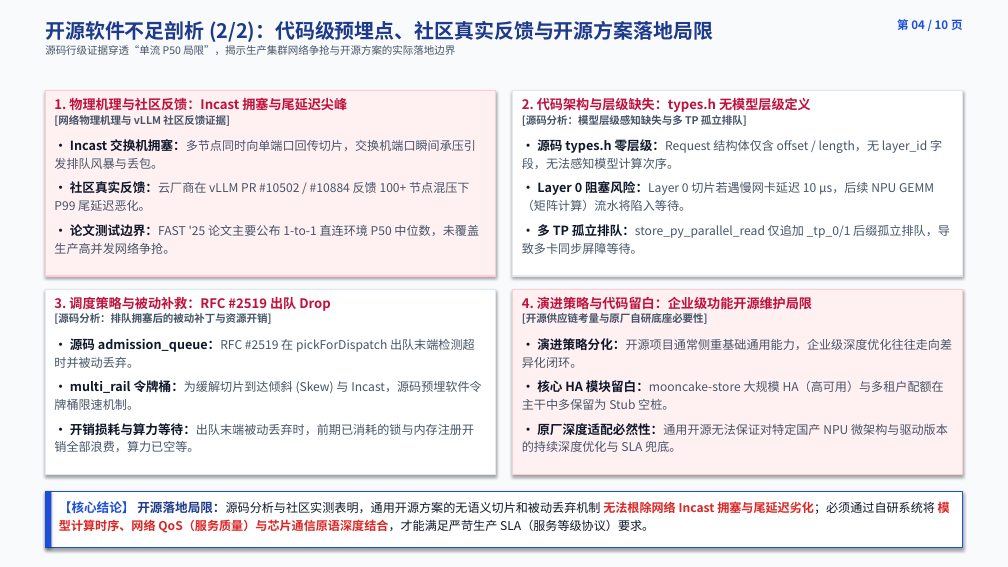
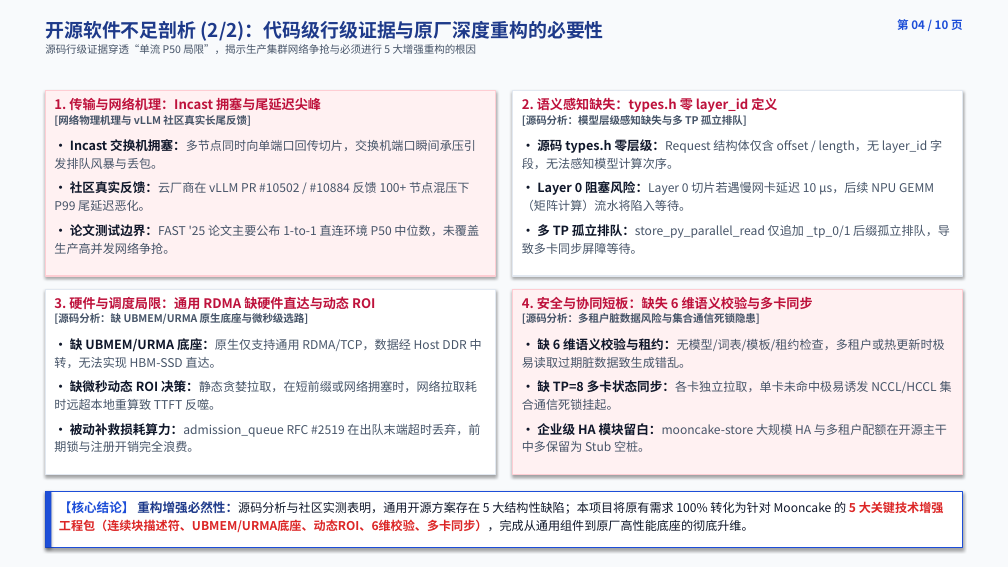
Before and after one commit to stonetree/reports, a slide deck: slide 5 of kvcache/unified_kv_memory/统一异构KVCache存储池_第一方推理基础设施立项汇报_10页精美图表增强版_20260814.pptx. Drawn at 1008x567 pixels with LibreOffice and Linux fonts; fonts in the diff are those of the drawing. Boxes give left, top, right and bottom in pixels: in the first picture for what was removed or moved away, otherwise in the second. Text is boxed around its words. In the diff, an @@ line names an element or a change of style, - is before the commit and + after.

```diff
--- a/kvcache/unified_kv_memory/统一异构KVCache存储池_第一方推理基础设施立项汇报_10页精美图表增强版_20260814.pptx
+++ b/kvcache/unified_kv_memory/统一异构KVCache存储池_第一方推理基础设施立项汇报_10页精美图表增强版_20260814.pptx
@@ text at bbox=[45, 21, 604, 54]: text changed @@
-开源软件不足剖析 (2/2)：代码级预埋点、社区真实反馈与开源方案落地局限
-源码行级证据穿透“单流 P50 局限”，揭示生产集群网络争抢与开源方案的实际落地边界
+开源软件不足剖析 (2/2)：代码级行级证据与原厂深度重构的必要性
+源码行级证据穿透“单流 P50 局限”，揭示生产集群网络争抢与必须进行 5 大增强重构的根因
@@ text at bbox=[54, 97, 321, 110]: text changed @@
-1. 物理机理与社区反馈：Incast 拥塞与尾延迟尖峰
-[网络物理机理与 vLLM 社区反馈证据]
+1. 传输与网络机理：Incast 拥塞与尾延迟尖峰
+[网络物理机理与 vLLM 社区真实长尾反馈]
@@ text at bbox=[522, 96, 777, 114]: text changed @@
-2. 代码架构与层级缺失：types.h 无模型层级定义
+2. 语义感知缺失：types.h 零 layer_id 定义
@@ text at bbox=[54, 296, 482, 452]: text changed @@
-3. 调度策略与被动补救：RFC #2519 出队 Drop
-[源码分析：排队拥塞后的被动补丁与资源开销]
-• 源码 admission_queue：RFC #2519 在 pickForDispatch 出队末端检测超时并被动丢弃。
-• multi_rail 令牌桶：为缓解切片到达倾斜 (Skew) 与 Incast，源码预埋软件令牌桶限速机制。
-• 开销损耗与算力等待：出队末端被动丢弃时，前期已消耗的锁与内存注册开销全部浪费，算力已空等。
+3. 硬件与调度局限：通用 RDMA 缺硬件直达与动态 ROI
+[源码分析：缺 UBMEM/URMA 原生底座与微秒级选路]
+• 缺 UBMEM/URMA 底座：原生仅支持通用 RDMA/TCP，数据经 Host DDR 中转，无法实现 HBM-SSD 直达。
+• 缺微秒动态 ROI 决策：静态贪婪拉取，在短前缀或网络拥塞时，网络拉取耗时远超本地重算致 TTFT 反噬。
+• 被动补救损耗算力：admission_queue RFC #2519 在出队末端超时丢弃，前期锁与注册开销完全浪费。
@@ text at bbox=[522, 297, 952, 452]: text changed @@
-4. 演进策略与代码留白：企业级功能开源维护局限
-[开源供应链考量与原厂自研底座必要性]
-• 演进策略分化：开源项目通常侧重基础通用能力，企业级深度优化往往走向差异化闭环。
-• 核心 HA 模块留白：mooncake-store 大规模 HA（高可用）与多租户配额在主干中多保留为 Stub 空桩。
-• 原厂深度适配必然性：通用开源无法保证对特定国产 NPU 微架构与驱动版本的持续深度优化与 SLA 兜底。
+4. 安全与协同短板：缺失 6 维语义校验与多卡同步
+[源码分析：多租户脏数据风险与集合通信死锁隐患]
+• 缺 6 维语义校验与租约：无模型/词表/模板/租约检查，多租户或热更新时极易读取过期脏数据致生成错乱。
+• 缺 TP=8 多卡状态同步：各卡独立拉取，单卡未命中极易诱发 NCCL/HCCL 集合通信死锁挂起。
+• 企业级 HA 模块留白：mooncake-store 大规模 HA 与多租户配额在开源主干中多保留为 Stub 空桩。
@@ text at bbox=[59, 501, 944, 532]: text changed @@
-【核心结论】 开源落地局限：源码分析与社区实测表明，通用开源方案的无语义切片和被动丢弃机制 无法根除网络 Incast 拥塞与尾延迟劣化；必须通过自研系统将 模型计算时序、网络 QoS（服务质量）与芯片通信原语深度结合，才能满足严苛生产 SLA（服务等级协议）要求。
+【核心结论】 重构增强必然性：源码分析与社区实测表明，通用开源方案存在 5 大结构性缺陷；本项目将原有需求 100% 转化为针对 Mooncake 的 5 大关键技术增强工程包（连续块描述符、UBMEM/URMA底座、动态ROI、6维校验、多卡同步），完成从通用组件到原厂高性能底座的彻底升维。
```
Also in this commit, not shown: 11 other slides changed, 4 other files.
